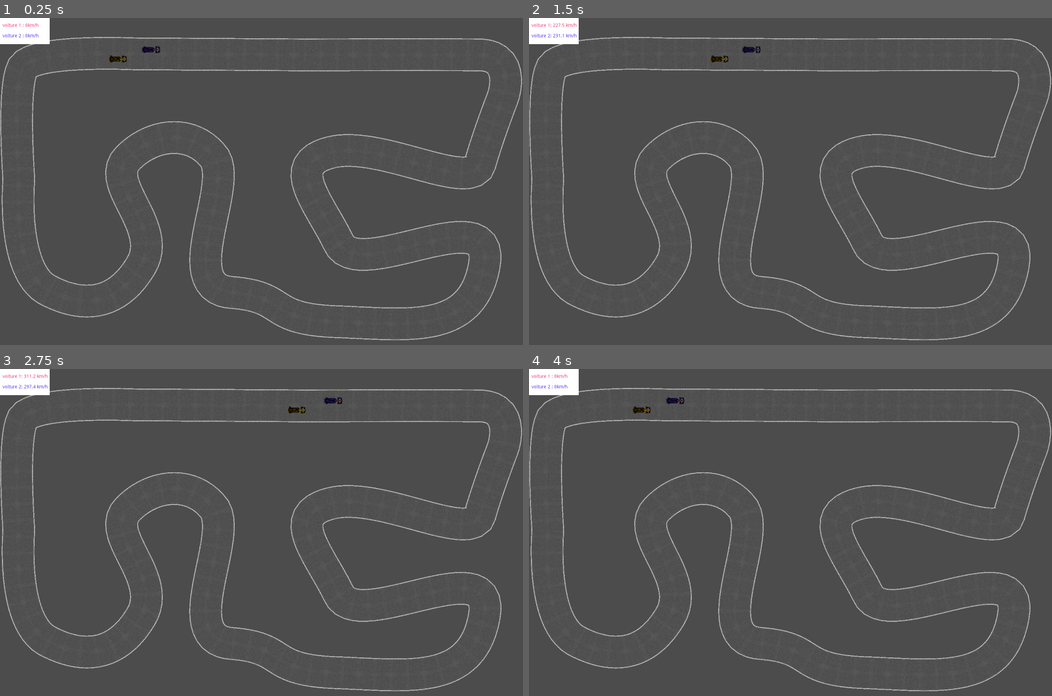
Above: before the commit, frames 1-4 (two rows, left to right).
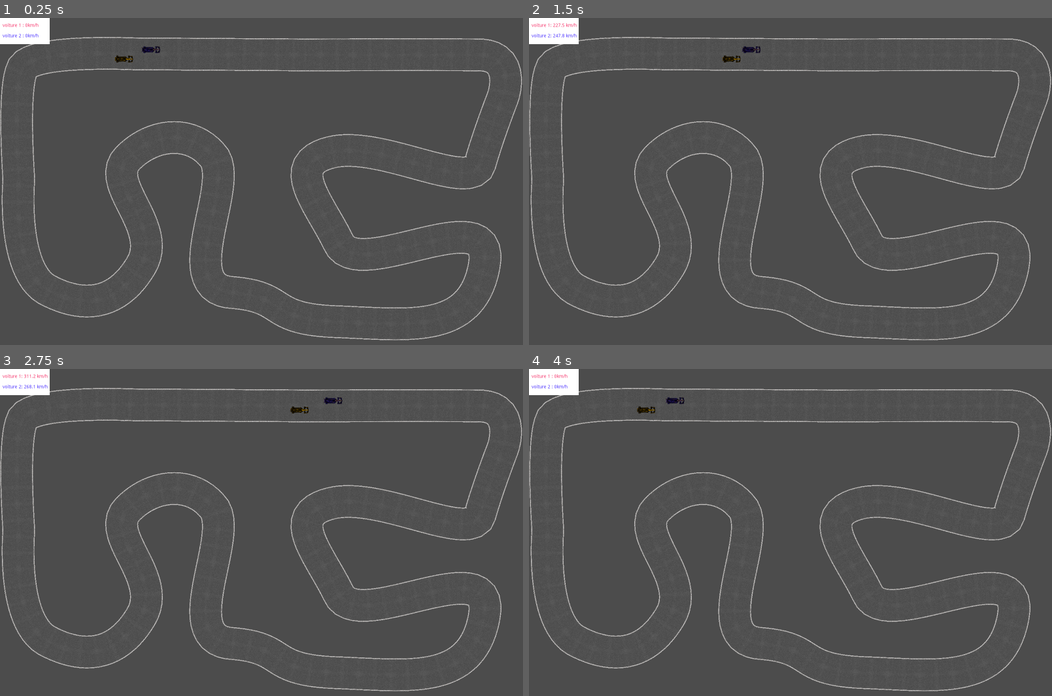
Above: after the commit, the same moments.

Repository: gargamal/race_manager
Game: Godot game, scene res://scene/race.tscn
Two runs of this game, one before a commit and one after it. Both use one fixed random seed, a clock stepped at 60 frames per second and the inputs below.
Inputs:
- Up to frame 1 (0.25 s): no input
- Up to frame 2 (1.5 s): tap Enter (ui_accept) at 0.5, 0.77 s
- Up to frame 3 (2.75 s): tap Enter (ui_accept) at 1.52 s
- Up to frame 4 (4 s): tap Enter (ui_accept) at 3.02, 3.77 s

The runs differ from the first frame. In frame 1, less than 0.1% of the frame differs, in the area x 20-26%, y 11-14%; in frame 2, 0.1%, in the area x 5-41%, y 4-14%; in frame 3, less than 0.1%; in frame 4, less than 0.1%.

Commit message:
Fix : la force de freinage doit être constente.
Fix: plus la vitesse est grande, plus l'angle de braquage est petit

Diff:
--- a/scene/race.tscn
+++ b/scene/race.tscn
@@ -31,16 +31,14 @@
 modulate = Color( 0.568627, 0.419608, 0.0235294, 1 )
 position = Vector2( -1224, -936 )
 car_name = "voiture 2"
-max_speed = 90.0
-accelerate_G = 2.5
-brake_G = 4.5
+max_speed = 75.0
+accelerate_G = 5.0
 direction_angle_degree = 30.0
 
 [node name="car_2" parent="." instance=ExtResource( 2 )]
 modulate = Color( 0.298039, 0.2, 1, 1 )
 position = Vector2( -960, -1008 )
 car_name = "voiture 1"
-direction_angle_degree = 25.0
 
 [node name="Timer" type="Timer" parent="."]
 wait_time = 0.5
--- a/script/car.gd
+++ b/script/car.gd
@@ -4,25 +4,25 @@
 export(String) var car_name := "voiture"
 export(float) var max_speed := 100.0 # to m/s
 export(float) var accelerate_G := 2.0
-export(float) var brake_G := 5.0
 export(float) var direction_angle_degree := 20.0
 
 
 var sys_time := 0.0
 var velocity := Vector2.ZERO
 var direction_angle := 0.0
-var coef_brake := 0.0
 var gravar_sys_time := 0.0
 var road_type = ROAD_TYPE.ROAD
 var gravar_nb_turn := 0
 var time_max_speed := 0.0
 
 const SCALE = 20
+const COEF_BRAKE = 1.05
 const GRAVAR_COEF_BRAKE = 1.1
 const CAR_HEIGHT = 500
 const CAR_WIDTH = 150
 const LIMIT_BEFORE_ZERO_VELOCITY = 0.1
 const MIN_SPEED = 5.0
+const SPEED_MAX_TURN = 40
 const GRAVAR_SPEED = 40.0
 const GRAVAR_ANGLE = PI * 8.0 / 360.0
 enum DIRECTION { TURN_LEFT, TURN_RIGHT, TURN_AND_BRAKE_LEFT, TURN_AND_BRAKE_RIGHT, DONT_TURN, BRAKE }
@@ -31,7 +31,6 @@
 
 func _ready():
 	direction_angle = (direction_angle_degree / 360.0) * PI
-	coef_brake = brake_G / 4.5
 	gravar_sys_time = calculate_time(GRAVAR_SPEED * SCALE)
 
 	var size_car_ray_cast = Vector2(CAR_HEIGHT, 0.0)
@@ -41,7 +40,7 @@
 	$detect_car_right.enabled = true
 
 	var circuit_width = get_parent().get_node("circuit").width
-	var circuit_with_ray_cast = circuit_width * 3.0
+	var circuit_with_ray_cast = circuit_width * 4.0
 	var size_limit_ray_cast = Vector2(circuit_with_ray_cast, 0.0)
 	$detect_limit_left.cast_to = size_limit_ray_cast
 	$detect_limit_left.enabled = true
@@ -65,7 +64,7 @@
 
 		elif direction == DIRECTION.TURN_LEFT or direction == DIRECTION.TURN_RIGHT:
 			accelerate(delta)
-			turn(direction, direction_angle / 4.0)
+			turn(direction, direction_angle)
 
 		elif direction == DIRECTION.TURN_AND_BRAKE_LEFT or direction == DIRECTION.TURN_AND_BRAKE_RIGHT:
 			turn_and_brake(direction)
@@ -90,10 +89,11 @@
 	var collision = move_and_collide(velocity * delta)
 	if collision  and collision.collider is KinematicBody2D and collision.collider.is_in_group("car"):
 		var angle = collision.normal.angle()
+		var bounce = velocity.bounce(collision.normal).normalized().angle()
 		if 0.0 < angle and angle < PI / 4.0:
-			turn(DIRECTION.TURN_LEFT, direction_angle / 3.0)
+			turn(DIRECTION.TURN_LEFT, bounce / 3.0)
 		elif 0.0 > angle and angle > -PI / 4.0:
-			turn(DIRECTION.TURN_RIGHT, direction_angle / 3.0)
+			turn(DIRECTION.TURN_RIGHT, bounce / 3.0)
 		else:
 			brake()
 
@@ -130,18 +130,21 @@
 	gravar_nb_turn = 0
 
 
-func turn_and_brake(direction):
+func turn_and_brake(direction:int) -> void:
 	turn(direction, direction_angle)
 	brake()
 
 
-func turn(direction, angle):
-	if get_speed() > MIN_SPEED:
-		var velocity_rotation = angle * (1 if direction == DIRECTION.TURN_RIGHT or direction == DIRECTION.TURN_AND_BRAKE_RIGHT else -1)
+func turn(direction :int, angle :float) -> void:
+	var speed = get_speed()
+	if speed > MIN_SPEED:
+		var factor = (1 if direction == DIRECTION.TURN_RIGHT or direction == DIRECTION.TURN_AND_BRAKE_RIGHT else -1)
+		var velocity_rotation = angle * factor
+		velocity_rotation -= (speed - SPEED_MAX_TURN) * factor * PI / 4.0 / 360.0
 		velocity = velocity.rotated(velocity_rotation)
 
 
-func turn_in_gravar(direction):
+func turn_in_gravar(direction :int) -> void:
 	if get_speed() > MIN_SPEED and (gravar_nb_turn % 2) == 0 and (ROAD_TYPE.INNER == road_type or ROAD_TYPE.OUTER == road_type):
 		var velocity_rotation = GRAVAR_ANGLE * (1 if direction == DIRECTION.TURN_LEFT else -1)
 		velocity = velocity.rotated(velocity_rotation)
@@ -149,15 +152,15 @@
 	gravar_nb_turn += 1
 
 
-func brake():
-	var next_velocity = velocity / coef_brake
+func brake() -> void:
+	var next_velocity = velocity / COEF_BRAKE
 	if next_velocity.length_squared() < LIMIT_BEFORE_ZERO_VELOCITY:
 		velocity = Vector2.ZERO
 	else:
 		velocity = next_velocity
 
 
-func accelerate(delta):
+func accelerate(delta :float):
 	var add_speed = SCALE * speed_accelerate_add_after_accelerate(delta)
 	velocity = Vector2(velocity.x + add_speed * cos(velocity.angle()), velocity.y + add_speed * sin(velocity.angle()))
 
@@ -263,19 +266,19 @@
 		return DIRECTION.DONT_TURN
 
 
-func speed_accelerate_add_after_accelerate(delta) -> float:
+func speed_accelerate_add_after_accelerate(delta :float) -> float:
 	var last = max_speed * (1 - exp(-sys_time * accelerate_G))
 	var next = max_speed * (1 - exp(-(sys_time + delta) * accelerate_G))
 
 	return (next - last)
 
 
-func calculate_time(speed) -> float:
+func calculate_time(speed :float) -> float:
 	if speed > max_speed: return time_max_speed
 	else: return -log(1 - (speed / max_speed)) / accelerate_G
 
 
-func calulate_speed(param_time) -> float:
+func calulate_speed(param_time :float) -> float:
 	return max_speed * (1 - exp(-param_time * accelerate_G))
 
 
